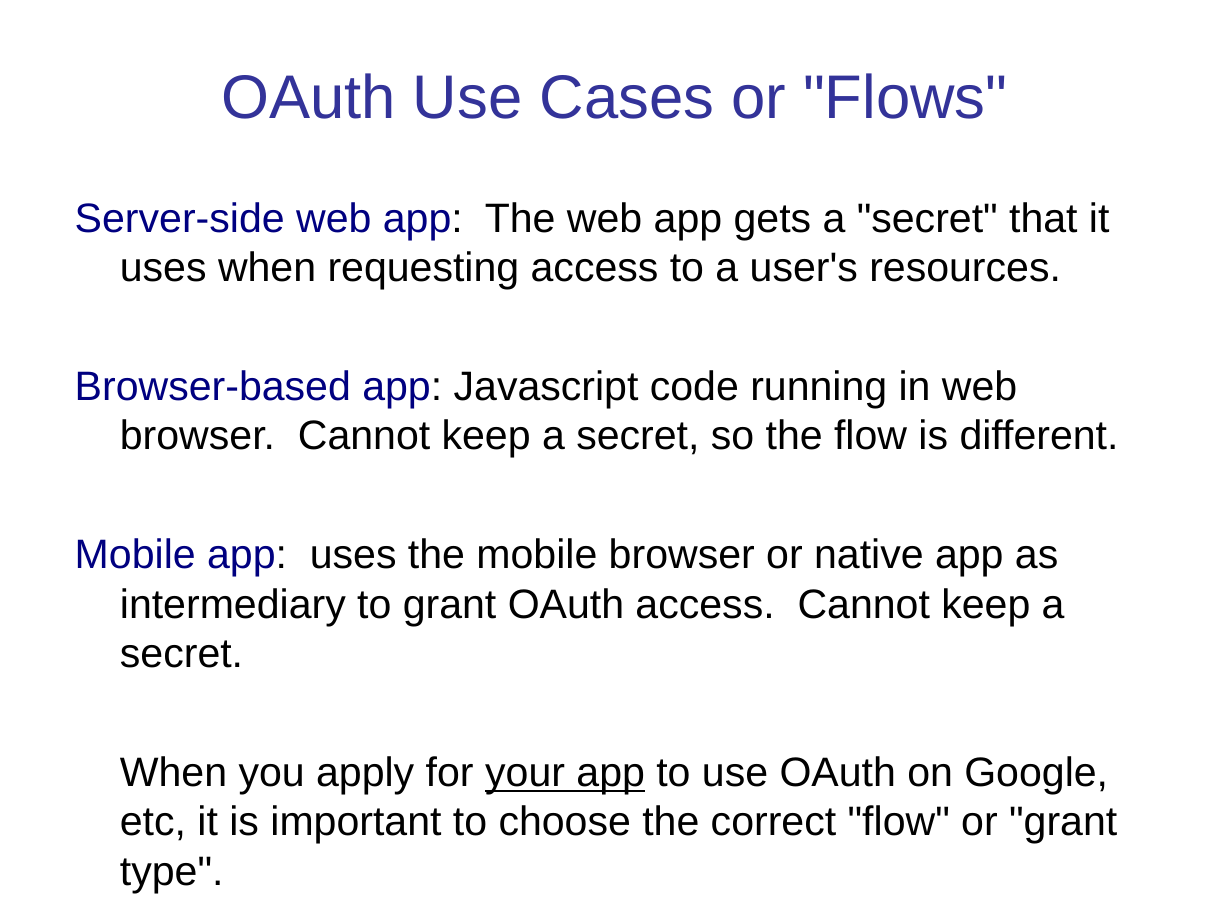
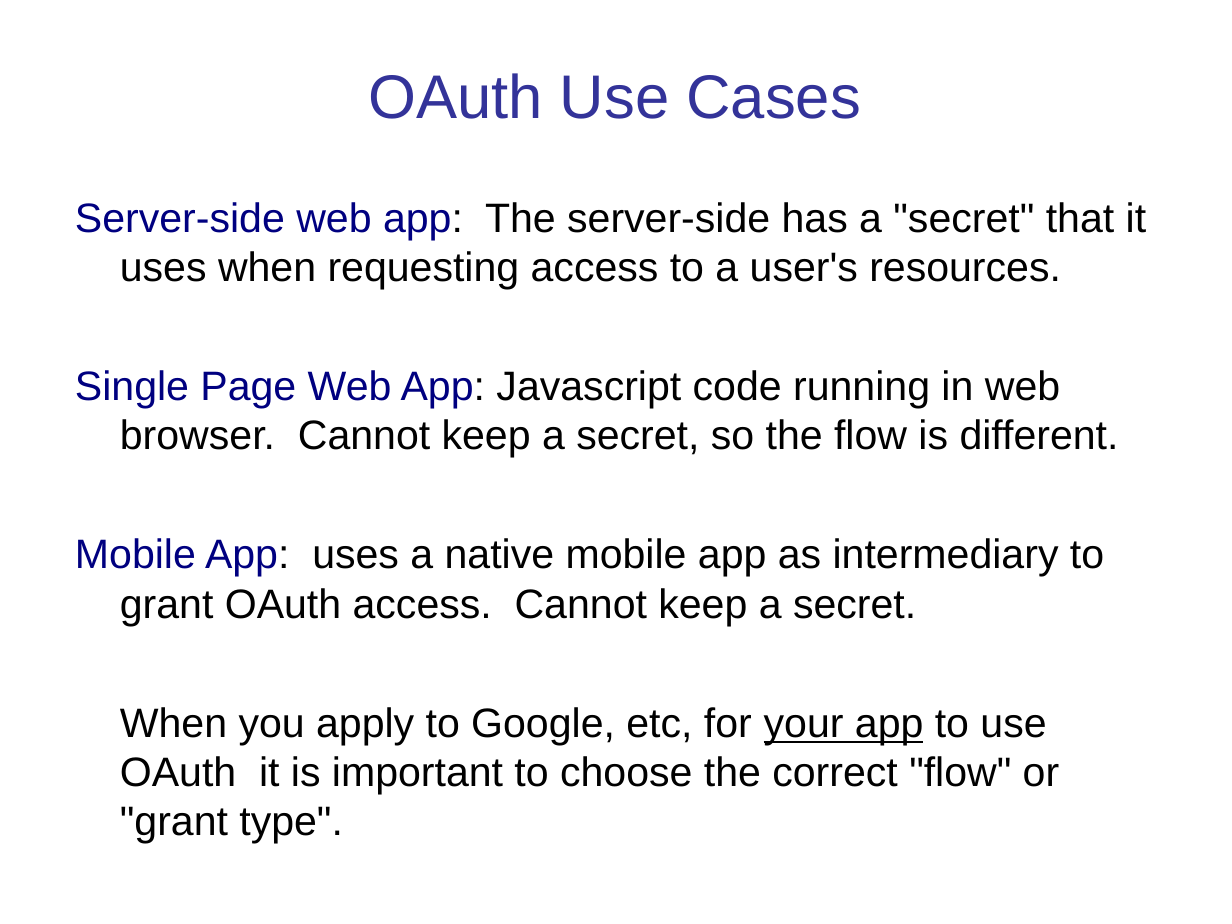
Before and after one commit to cpske/ISP, a slide deck: slide 21 of authentication/Authentication-and-Authorization.ppt (slide 18 before the commit). Drawn at 1232x924 pixels with LibreOffice and Linux fonts; fonts in the diff are those of the drawing. Boxes give left, top, right and bottom in pixels: in the first picture for what was removed or moved away, otherwise in the second. Text is boxed around its words. In the diff, an @@ line names an element or a change of style, - is before the commit and + after.

Commit message:
update OAuth presentations

```diff
--- a/authentication/Authentication-and-Authorization.ppt
+++ b/authentication/Authentication-and-Authorization.ppt
@@ title at (x1=368, y1=73, x2=861, y2=119): text changed @@
-OAuth Use Cases or "Flows"
+OAuth Use Cases
@@ text at (x1=75, y1=202, x2=1146, y2=844): text changed @@
-Server-side web app: The web app gets a "secret" that it uses when requesting access to a user's resources.
-Browser-based app: Javascript code running in web browser. Cannot keep a secret, so the flow is different.
-Mobile app: uses the mobile browser or native app as intermediary to grant OAuth access. Cannot keep a secret.
-When you apply for your app to use OAuth on Google, etc, it is important to choose the correct "flow" or "grant type".
+Server-side web app: The server-side has a "secret" that it uses when requesting access to a user's resources.
+Single Page Web App: Javascript code running in web browser. Cannot keep a secret, so the flow is different.
+Mobile App: uses a native mobile app as intermediary to grant OAuth access. Cannot keep a secret.
+When you apply to Google, etc, for your app to use OAuth it is important to choose the correct "flow" or "grant type".
```
Also in this commit, not shown: 17 other slides changed, 4 slides added, 18 slides removed, 4 other files.
